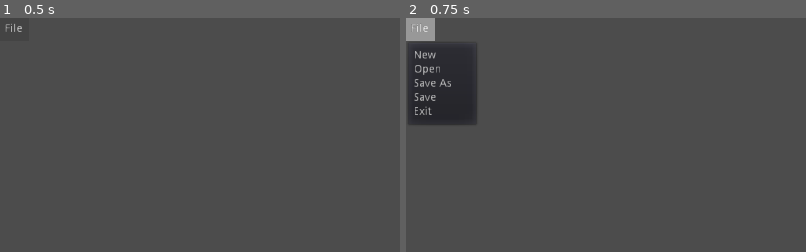
Above: before the commit, frames 1-2 (left to right).
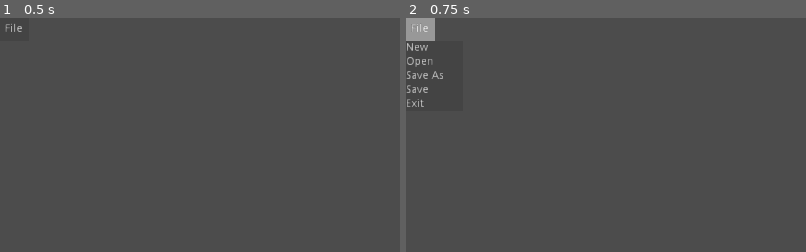
Above: after the commit, the same moments.

Repository: Aaron7317/Development-Board
Game: Godot game, scene res://Main.tscn
Same seed, same stepped clock (60 frames per second), same inputs: the game is played once before the commit and once after it.
Inputs:
- Up to frame 1 (0.5 s): no input
- Up to frame 2 (0.75 s): click "File" at 0.5 s
The pictures show only the part of the screen within x 0-50%, y 0-50%; the shares and areas given below are measured in that part.

Frame 1 is identical in both runs. In frame 2, 5.0% of the frame differs, in the area x 0-18%, y 10-46%.

Commit message:
Exit button works

Diff:
--- /dev/null
+++ b/FileButton.gd
@@ -0,0 +1,31 @@
+extends MenuButton
+
+
+func _ready():
+	print("ready")
+	get_popup().connect("id_pressed", self, "_on_file_select")
+
+
+func _on_file_select(ID):
+	print(ID)
+	match ID:
+		0:
+			pass
+		1:
+			pass
+		2:
+			pass
+		3:
+			pass
+		4:
+			print("exit?")
+			get_tree().quit()
+
+func _new():
+	pass
+
+func _save_as():
+	pass
+
+func _save():
+	pass
--- a/TopBar.tscn
+++ b/TopBar.tscn
@@ -1,13 +1,24 @@
-[gd_scene load_steps=4 format=2]
+[gd_scene load_steps=8 format=2]
 
-[sub_resource type="StyleBoxFlat" id=3]
+[ext_resource path="res://FileButton.gd" type="Script" id=1]
+
+[sub_resource type="StyleBoxFlat" id=1]
+bg_color = Color( 0.152941, 0.152941, 0.152941, 1 )
+
+[sub_resource type="StyleBoxFlat" id=2]
 content_margin_left = 8.0
 content_margin_right = 8.0
 bg_color = Color( 0.270588, 0.270588, 0.270588, 1 )
 
-[sub_resource type="StyleBoxFlat" id=1]
+[sub_resource type="StyleBoxFlat" id=3]
 
-[sub_resource type="Theme" id=2]
+[sub_resource type="StyleBoxFlat" id=4]
+bg_color = Color( 0.152941, 0.152941, 0.152941, 1 )
+
+[sub_resource type="StyleBoxFlat" id=5]
+bg_color = Color( 0.270588, 0.270588, 0.270588, 1 )
+
+[sub_resource type="Theme" id=6]
 MenuButton/colors/font_color = Color( 0.88, 0.88, 0.88, 1 )
 MenuButton/colors/font_color_disabled = Color( 1, 1, 1, 0.3 )
 MenuButton/colors/font_color_hover = Color( 0.94, 0.94, 0.94, 1 )
@@ -16,9 +27,28 @@
 MenuButton/fonts/font = null
 MenuButton/styles/disabled = null
 MenuButton/styles/focus = null
-MenuButton/styles/hover = null
-MenuButton/styles/normal = SubResource( 3 )
-MenuButton/styles/pressed = SubResource( 1 )
+MenuButton/styles/hover = SubResource( 1 )
+MenuButton/styles/normal = SubResource( 2 )
+MenuButton/styles/pressed = SubResource( 3 )
+PopupMenu/colors/font_color = Color( 0.88, 0.88, 0.88, 1 )
+PopupMenu/colors/font_color_accel = Color( 0.7, 0.7, 0.7, 0.8 )
+PopupMenu/colors/font_color_disabled = Color( 0.4, 0.4, 0.4, 0.8 )
+PopupMenu/colors/font_color_hover = Color( 0.88, 0.88, 0.88, 1 )
+PopupMenu/colors/font_color_separator = Color( 0.88, 0.88, 0.88, 1 )
+PopupMenu/constants/hseparation = 4
+PopupMenu/constants/vseparation = 4
+PopupMenu/fonts/font = null
+PopupMenu/icons/checked = null
+PopupMenu/icons/radio_checked = null
+PopupMenu/icons/radio_unchecked = null
+PopupMenu/icons/submenu = null
+PopupMenu/icons/unchecked = null
+PopupMenu/styles/hover = SubResource( 4 )
+PopupMenu/styles/labeled_separator_left = null
+PopupMenu/styles/labeled_separator_right = null
+PopupMenu/styles/panel = SubResource( 5 )
+PopupMenu/styles/panel_disabled = null
+PopupMenu/styles/separator = null
 
 [node name="TopBar" type="Control"]
 anchor_right = 1.0
@@ -42,10 +72,11 @@
 [node name="FileButton" type="MenuButton" parent="HBoxContainer"]
 margin_right = 39.0
 margin_bottom = 30.0
-theme = SubResource( 2 )
+theme = SubResource( 6 )
 text = "File"
 flat = false
 items = [ "New", null, 0, false, false, 0, 0, null, "", false, "Open", null, 0, false, false, 1, 0, null, "", false, "Save As", null, 0, false, false, 2, 0, null, "", false, "Save", null, 0, false, false, 3, 0, null, "", false, "Exit", null, 0, false, false, 4, 0, null, "", false ]
+script = ExtResource( 1 )
 __meta__ = {
 "_edit_use_anchors_": false
 }
--- a/project.godot
+++ b/project.godot
@@ -15,10 +15,6 @@
 run/low_processor_mode=true
 config/icon="res://icon.png"
 
-[autoload]
-
-Global="*res://src/global.gd"
-
 [display]
 
 window/stretch/mode="2d"
